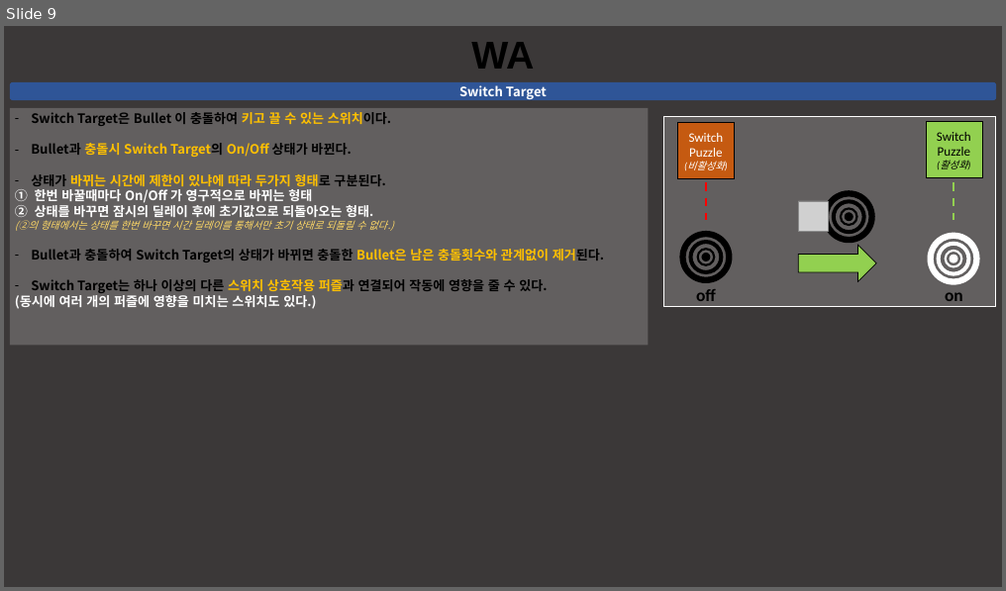
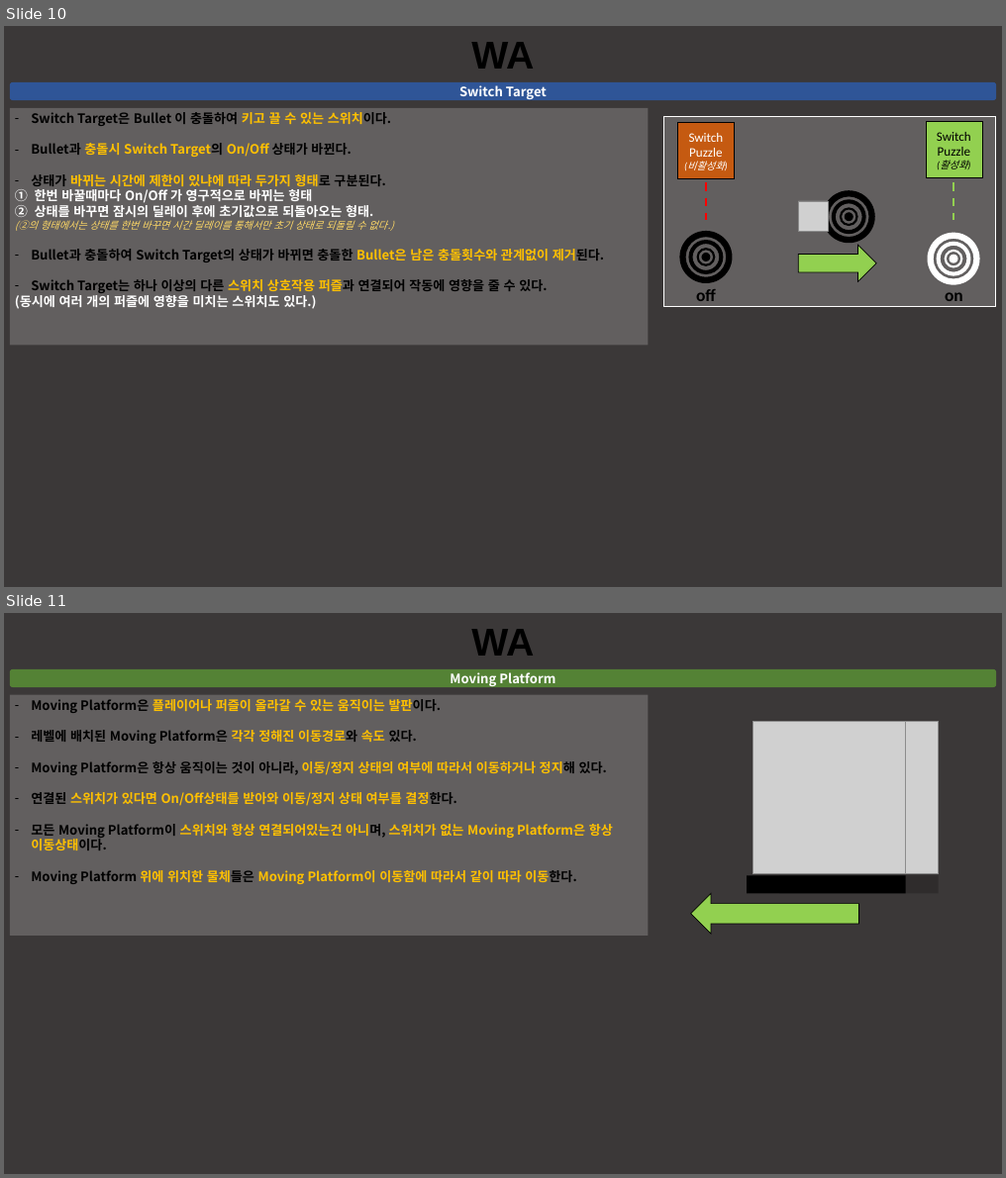
Before and after one commit to taeseongeom/WA, a slide deck: 기획서/신버전/퍼즐 기획.pptx. Shown one above the other, each under a label of ours: slide 9 before the commit, slides 10 and 11 after it. The pictures are 1006x591 and 1006x1178 pixels, drawn with LibreOffice and Linux fonts; fonts in the diff are those of the drawing; grey boxes stand for pictures. Boxes give left, top, right and bottom in pixels: in the first picture for what was removed or moved away, otherwise in the second. Text is boxed around its words. In the diff, an @@ line names an element or a change of style, - is before the commit and + after.

Commit message:
기획서 추가
퍼즐 기획 추가 일단 중간 업로드 한번

```diff
--- a/기획서/신버전/퍼즐 기획.pptx
+++ b/기획서/신버전/퍼즐 기획.pptx
@@ slide 11 added at (4, 613, 1002, 1174), background #3B3838 @@
@@ text added at (471, 629, 534, 656), 54 pt, text #000000, bold @@
+WA
@@ rounded rectangle added at (10, 669, 996, 687), fill #548235, 18 pt, text #FFFFFF, bold @@
+Moving Platform
@@ rectangle added at (10, 695, 648, 936), fill #FFFFFF at 20% opacity, 18 pt, text #FFC000, bold @@
+– Moving Platform은 플레이어나 퍼즐이 올라갈 수 있는 움직이는 발판이다.
+– 레벨에 배치된 Moving Platform은 각각 정해진 이동경로와 속도 있다.
+– Moving Platform은 항상 움직이는 것이 아니라, 이동/정지 상태의 여부에 따라서 이동하거나 정지해 있다.
+– 연결된 스위치가 있다면 On/Off상태를 받아와 이동/정지 상태 여부를 결정한다.
+– 모든 Moving Platform이 스위치와 항상 연결되어있는건 아니며, 스위치가 없는 Moving Platform은 항상 이동상태이다.
+– Moving Platform 위에 위치한 물체들은 Moving Platform이 이동함에 따라서 같이 따라 이동한다.
@@ group added at (690, 721, 939, 934): 2 pictures, 2 rectangles, 1 left arrow @@
@@ what was slide 9 is now slide 10 @@
```
Also in this commit, not shown: 5 slides changed, 2 other slides added, 3 other files.
